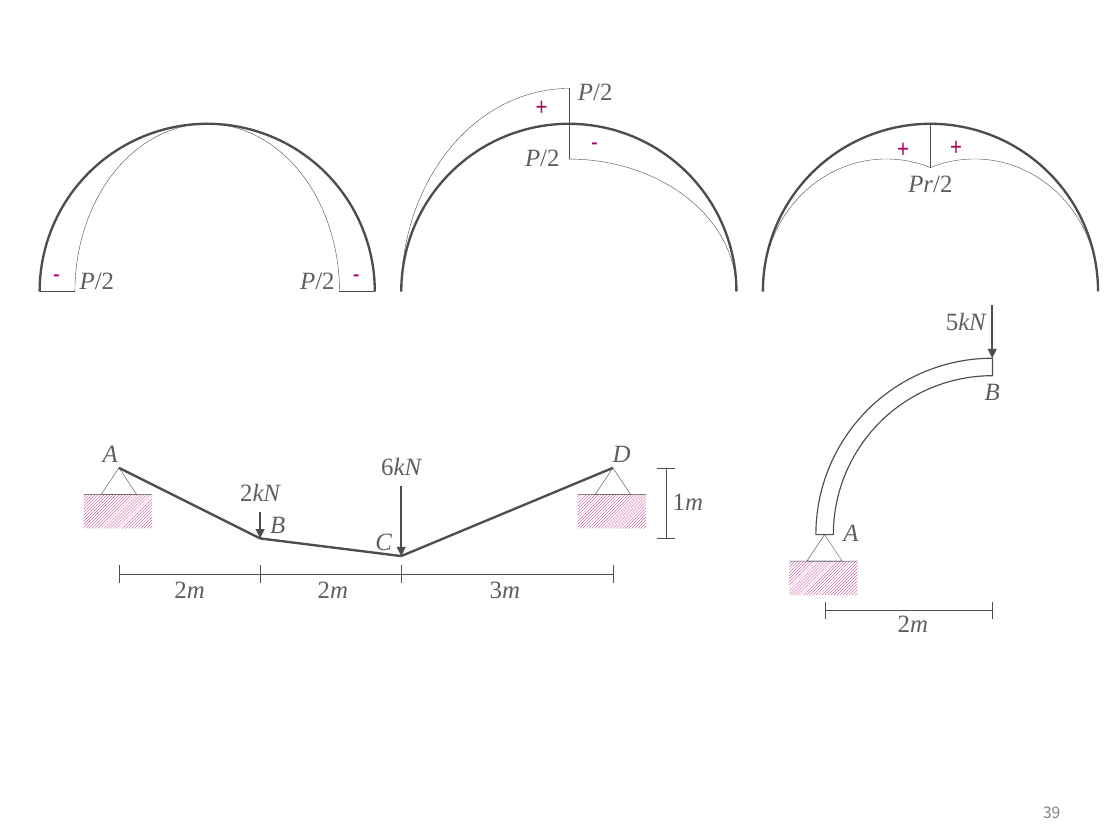
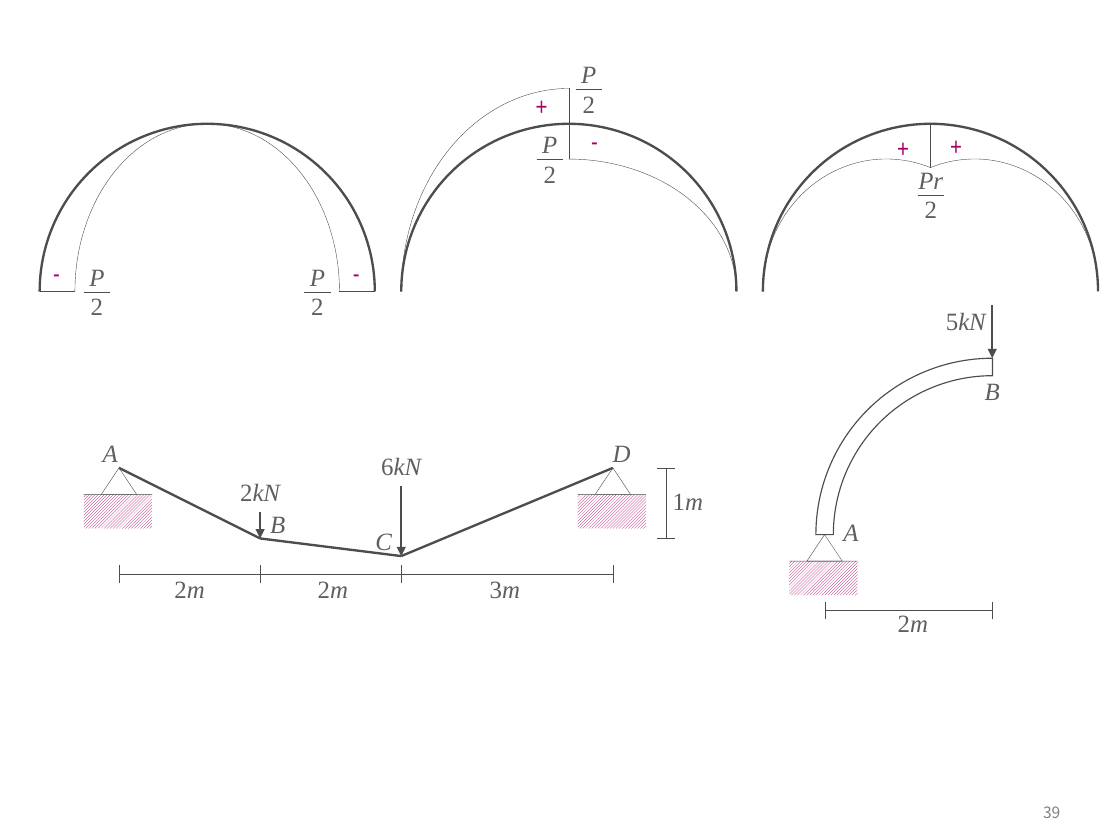
Before and after one commit to ironbell87/structural_mechanics_II, a slide deck: slide 39 of figures.pptx. Drawn at 1120x840 pixels with LibreOffice and Linux fonts; fonts in the diff are those of the drawing. Boxes give left, top, right and bottom in pixels: in the first picture for what was removed or moved away, otherwise in the second. Text is boxed around its words. In the diff, an @@ line names an element or a change of style, - is before the commit and + after.

```diff
--- a/figures.pptx
+++ b/figures.pptx
@@ text at (x1=581, y1=66, x2=596, y2=113): text changed; italic on @@
-P/2
+P
+2
@@ text at (x1=542, y1=136, x2=557, y2=183): text changed; italic on @@
-P/2
+P
+2
@@ text at (x1=918, y1=172, x2=943, y2=218): text changed @@
-Pr/2
+Pr
+2
@@ group added at (x1=84, y1=88, x2=944, y2=292): 5 lines @@
@@ text at (x1=89, y1=269, x2=104, y2=315): text changed; italic on @@
-P/2
+P
+2
@@ text at (x1=310, y1=269, x2=325, y2=315): text changed; italic on @@
-P/2
+P
+2
```
Also in this commit, not shown: 1 other slide changed, 8 other files.
